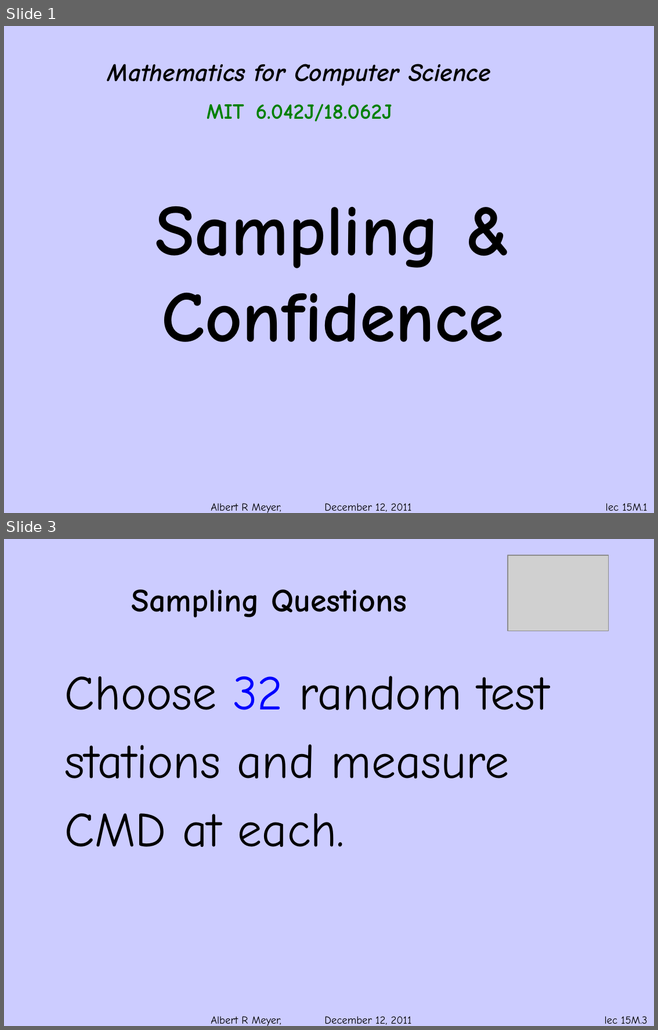
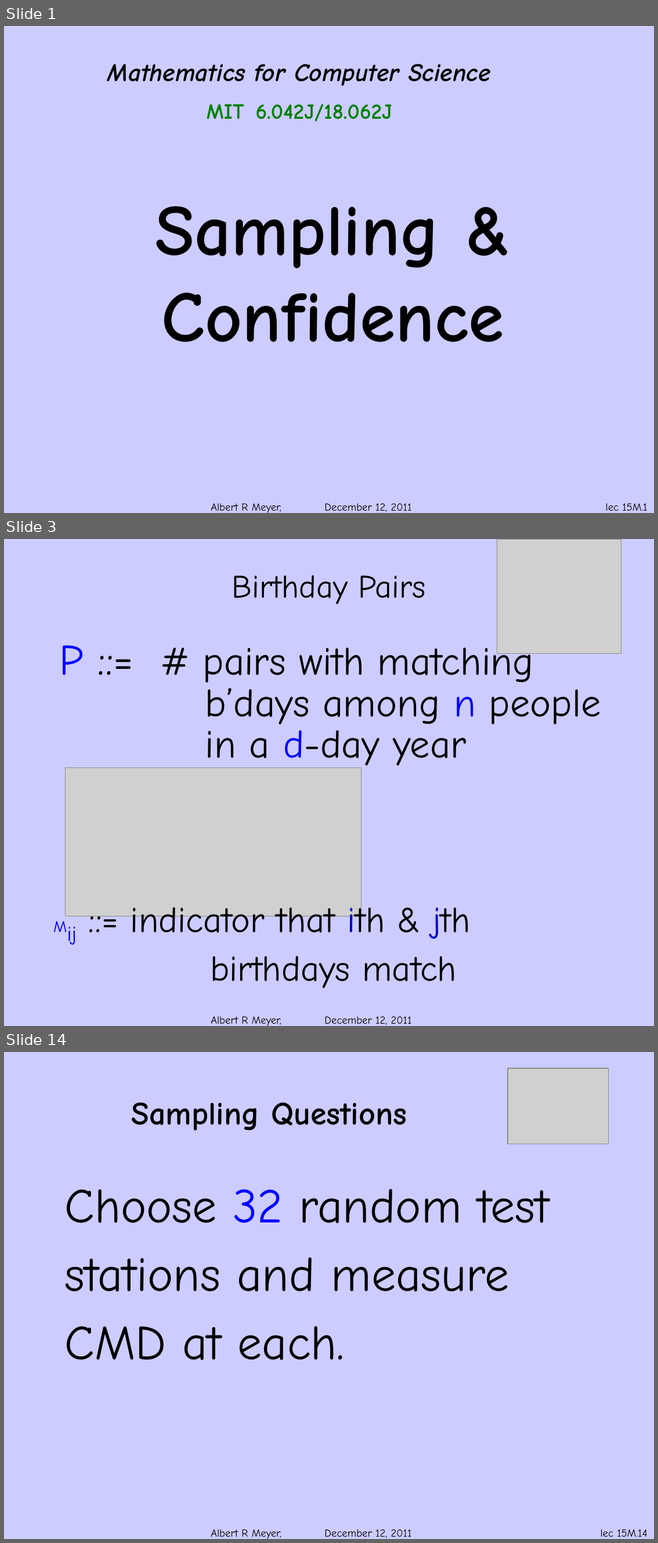
Before and after one commit to armeyer/mcs_web, a slide deck: fall11/slidesF11/slides15m.pptx. Shown one above the other, each under a label of ours: slides 1 and 3 before the commit, slides 1, 3 and 14 after it; the slides between them are not shown. The pictures are 658x1030 and 658x1543 pixels, drawn with LibreOffice and Linux fonts; fonts in the diff are those of the drawing; grey boxes stand for pictures; background and template pictures are left out. Boxes give left, top, right and bottom in pixels: in the first picture for what was removed or moved away, otherwise in the second. Text is boxed around its words. In the diff, an @@ line names an element or a change of style, - is before the commit and + after.

```diff
--- a/fall11/slidesF11/slides15m.pptx
+++ b/fall11/slidesF11/slides15m.pptx
@@ slide 3 added at (x1=4, y1=539, x2=654, y2=1026), background #CCCCFF; not listed: 1 template element that a slide beside it also shows @@
@@ picture added at (x1=496, y1=539, x2=621, y2=653) @@
@@ title added at (x1=232, y1=575, x2=426, y2=604), 36 pt, text #000000 @@
+Birthday Pairs
@@ text added at (x1=59, y1=641, x2=600, y2=770), 44 pt, text #000000 @@
+P ::= # pairs with matching
+b’days among n people
+in a d-day year
@@ picture added at (x1=65, y1=768, x2=361, y2=917) @@
@@ text added at (x1=130, y1=901, x2=470, y2=988), 40 pt, text #000000 @@
+Mij ::= indicator that ith & jth
+birthdays match
@@ what was slide 3 is now slide 14 @@
@@ page number at (x1=600, y1=1529, x2=647, y2=1537): text changed @@
-lec 15M.3
+lec 15M.14
```
Also in this commit, not shown: 2 slides changed, 10 other slides added.
